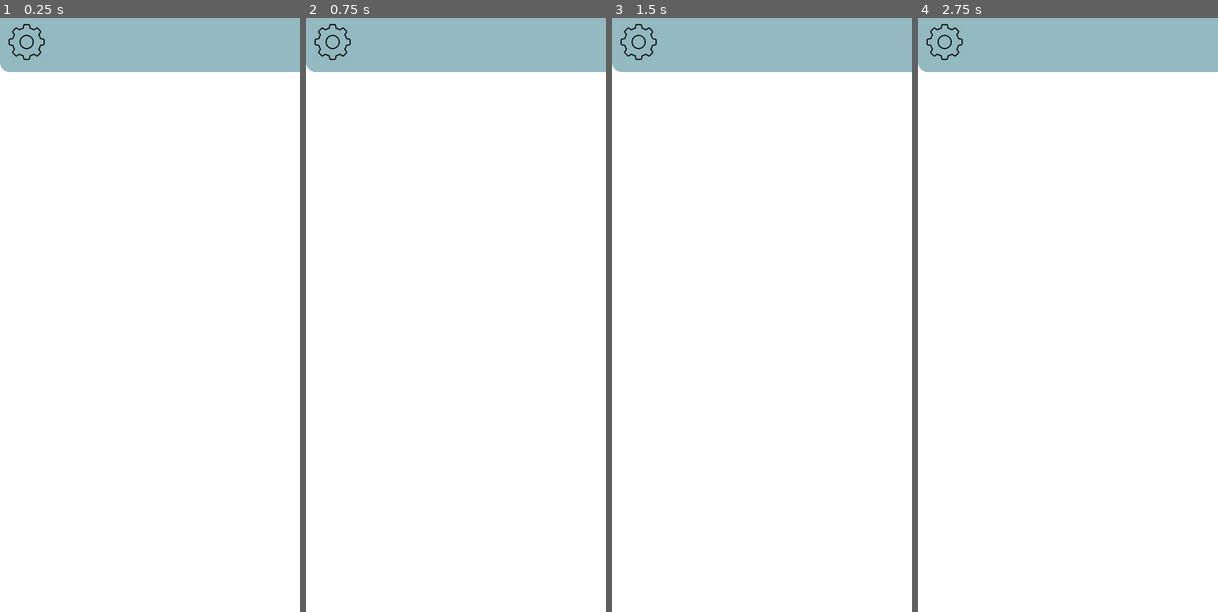
Above: before the commit, frames 1-4 (left to right).
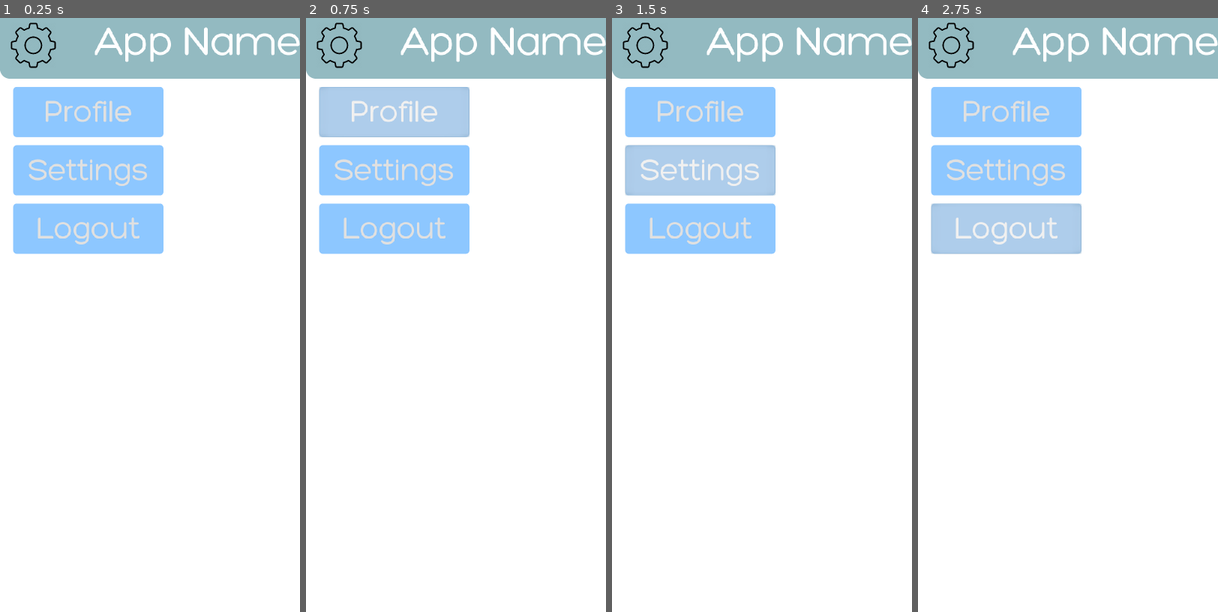
Above: after the commit, the same moments.

Repository: Big-Cheung/LAHacks2021
Game: Godot game, scene res://MainPage.tscn
Same seed, same stepped clock (60 frames per second), same inputs: the game is played once before the commit and once after it. This scene is started directly instead of the project's main scene.
Inputs (mouse positions are in pixels of both pictures, inside the frame that each line leads up to):
- Up to frame 1 (0.25 s): no input
- Up to frame 2 (0.75 s): click (393, 113) at 0.5 s, where only the run after the commit has a clickable "Profile"
- Up to frame 3 (1.5 s): click (699, 172) at 1.25 s, where only the run after the commit has a clickable "Settings"
- Up to frame 4 (2.75 s): click (1005, 225) at 2 s, where only the run after the commit has a clickable "Logout"

The runs differ from the first frame. In frame 1, 15% of the frame differs, in the area x 0-100%, y 0-40%; in frame 2, 15%; in frame 3, 15%; in frame 4, 15%.

Commit message:
Design Main Page

Diff:
--- a/MainPage.tscn
+++ b/MainPage.tscn
@@ -1,27 +1,14 @@
-[gd_scene load_steps=4 format=2]
+[gd_scene load_steps=9 format=2]
 
 [ext_resource path="res://Icons/settings-wheel.png" type="Texture" id=1]
+[ext_resource path="res://Style/HomeMenu/HomeMenuHover.tres" type="StyleBox" id=2]
+[ext_resource path="res://Style/HomeMenu/HomeMenuDefault.tres" type="StyleBox" id=3]
+[ext_resource path="res://Style/HomeMenu/HomeMenuPress.tres" type="StyleBox" id=4]
+[ext_resource path="res://Scripts/MenuButtonScript.gd" type="Script" id=5]
+[ext_resource path="res://Style/Fonts/DefaultFont96pt.tres" type="DynamicFont" id=6]
+[ext_resource path="res://Style/Fonts/DefaultFont128pt.tres" type="DynamicFont" id=7]
 
-[sub_resource type="GDScript" id=1]
-script/source = "extends ColorRect
-
-
-# Declare member variables here. Examples:
-# var a = 2
-# var b = \"text\"
-
-
-# Called when the node enters the scene tree for the first time.
-func _ready():
-	pass # Replace with function body.
-
-
-# Called every frame. 'delta' is the elapsed time since the previous frame.
-#func _process(delta):
-#	pass
-"
-
-[sub_resource type="StyleBoxFlat" id=2]
+[sub_resource type="StyleBoxFlat" id=1]
 bg_color = Color( 0.576471, 0.729412, 0.756863, 1 )
 corner_radius_bottom_right = 30
 corner_radius_bottom_left = 30
@@ -36,44 +23,88 @@
 [node name="Background" type="ColorRect" parent="."]
 margin_right = 1080.0
 margin_bottom = 1920.0
-script = SubResource( 1 )
 __meta__ = {
 "_edit_use_anchors_": false
 }
 
 [node name="Banner" type="Panel" parent="."]
 margin_right = 1080.0
-margin_bottom = 180.0
-custom_styles/panel = SubResource( 2 )
+margin_bottom = 200.0
+custom_styles/panel = SubResource( 1 )
 __meta__ = {
 "_edit_use_anchors_": false
 }
 
 [node name="Button" type="Button" parent="Banner"]
-visible = false
-anchor_left = 0.073
+modulate = Color( 1, 1, 1, 0 )
+anchor_left = 0.095
 anchor_top = 0.5
-anchor_right = 0.073
+anchor_right = 0.095
 anchor_bottom = 0.5
-margin_left = -56.84
-margin_top = -53.0
-margin_right = 56.16
-margin_bottom = 57.0
+margin_left = -63.6
+margin_top = -66.0
+margin_right = 64.4
+margin_bottom = 66.0
+script = ExtResource( 5 )
 __meta__ = {
 "_edit_use_anchors_": false
 }
 
 [node name="settings-wheel" type="Sprite" parent="Banner"]
-position = Vector2( 80, 90 )
-scale = Vector2( 0.21098, 0.21098 )
+position = Vector2( 100, 100 )
+scale = Vector2( 0.263687, 0.263687 )
 texture = ExtResource( 1 )
 
-[node name="Container" type="Container" parent="."]
-anchor_left = 0.229
-anchor_top = 0.229
-anchor_right = 0.229
-anchor_bottom = 0.229
-margin_left = -170.154
-margin_top = -208.2
-margin_right = 169.846
-margin_bottom = 209.8
+[node name="RichTextLabel" type="RichTextLabel" parent="Banner"]
+anchor_left = 0.578
+anchor_top = 0.466
+anchor_right = 0.583
+anchor_bottom = 0.496
+margin_left = -338.822
+margin_top = -72.5368
+margin_right = 332.778
+margin_bottom = 78.4632
+custom_fonts/normal_font = ExtResource( 7 )
+text = "App Name"
+
+[node name="Settings" type="Container" parent="."]
+anchor_left = 0.299
+anchor_top = 0.266
+anchor_right = 0.299
+anchor_bottom = 0.266
+margin_left = -229.1
+margin_top = -253.8
+margin_right = 229.9
+margin_bottom = 255.2
+__meta__ = {
+"_edit_use_anchors_": false
+}
+
+[node name="ProfileButton" type="Button" parent="Settings"]
+margin_right = 450.0
+margin_bottom = 150.0
+custom_styles/hover = ExtResource( 2 )
+custom_styles/pressed = ExtResource( 4 )
+custom_styles/normal = ExtResource( 3 )
+custom_fonts/font = ExtResource( 6 )
+text = "Profile"
+
+[node name="SettingsButton" type="Button" parent="Settings"]
+margin_top = 175.0
+margin_right = 450.0
+margin_bottom = 325.0
+custom_styles/hover = ExtResource( 2 )
+custom_styles/pressed = ExtResource( 4 )
+custom_styles/normal = ExtResource( 3 )
+custom_fonts/font = ExtResource( 6 )
+text = "Settings"
+
+[node name="LogoutButton" type="Button" parent="Settings"]
+margin_top = 350.0
+margin_right = 450.0
+margin_bottom = 500.0
+custom_styles/hover = ExtResource( 2 )
+custom_styles/pressed = ExtResource( 4 )
+custom_styles/normal = ExtResource( 3 )
+custom_fonts/font = ExtResource( 6 )
+text = "Logout"
